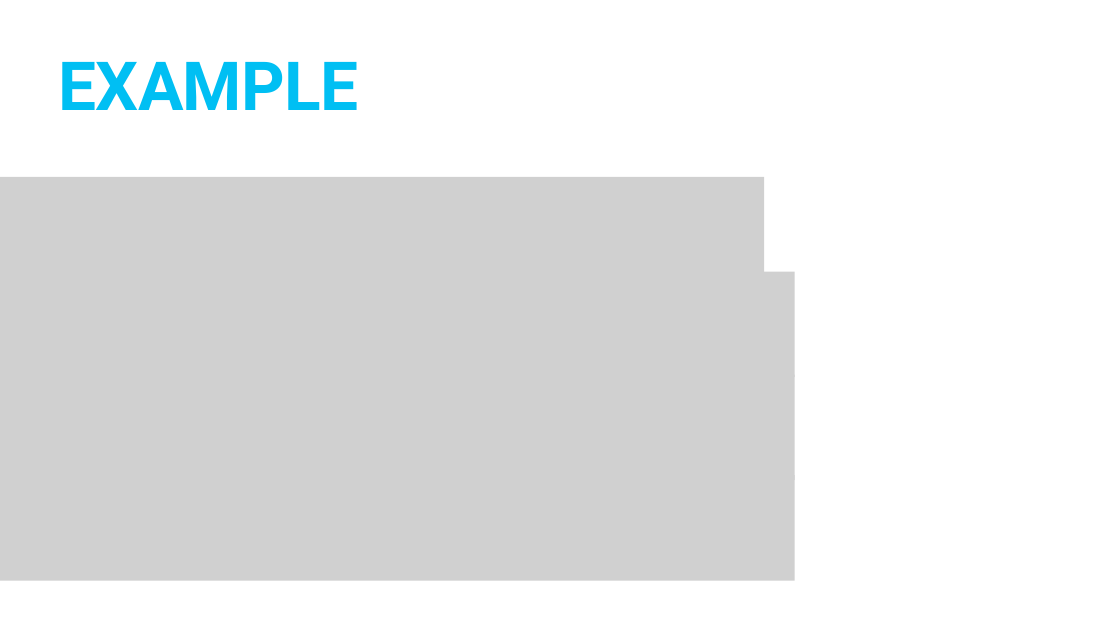
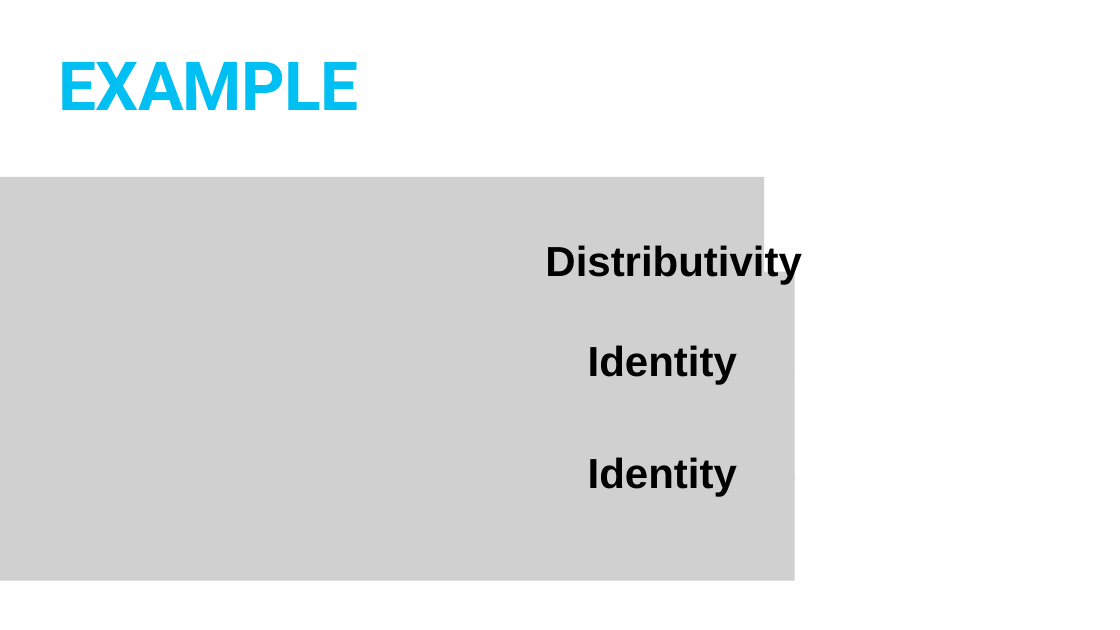
Before and after one commit to TommyWoodley/teaching, a slide deck: slide 8 of ALevel/BooleanLogic/BooleanAlgebra.pptx (slide 7 before the commit). Drawn at 1120x630 pixels with LibreOffice and Linux fonts; fonts in the diff are those of the drawing; grey boxes stand for pictures. Boxes give left, top, right and bottom in pixels: in the first picture for what was removed or moved away, otherwise in the second. Text is boxed around its words. In the diff, an @@ line names an element or a change of style, - is before the commit and + after.

```diff
--- a/ALevel/BooleanLogic/BooleanAlgebra.pptx
+++ b/ALevel/BooleanLogic/BooleanAlgebra.pptx
@@ text added at <box>545,242,801,284</box>, 72 pt, text #000000, bold @@
+Distributivity
@@ text added at <box>588,345,737,384</box>, 72 pt, text #000000, bold @@
+Identity
@@ text added at <box>588,457,737,497</box>, 72 pt, text #000000, bold @@
+Identity
```
Also in this commit, not shown: 1 other slide changed, 2 slides added, 5 other files.
